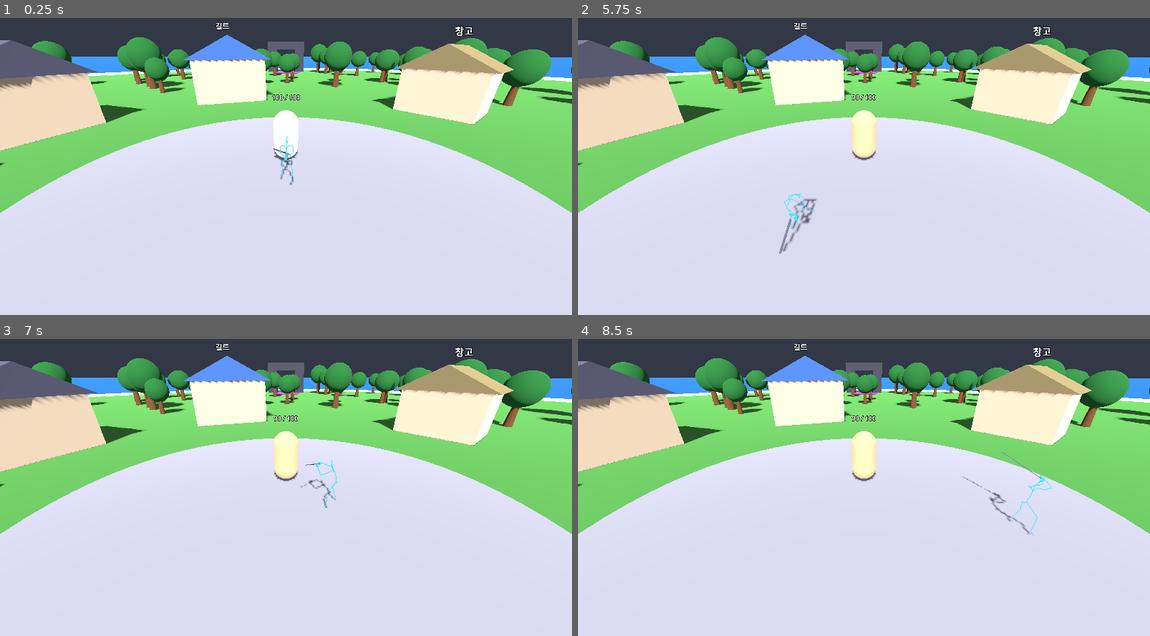
Above: before the commit, frames 1-4 (two rows, left to right).
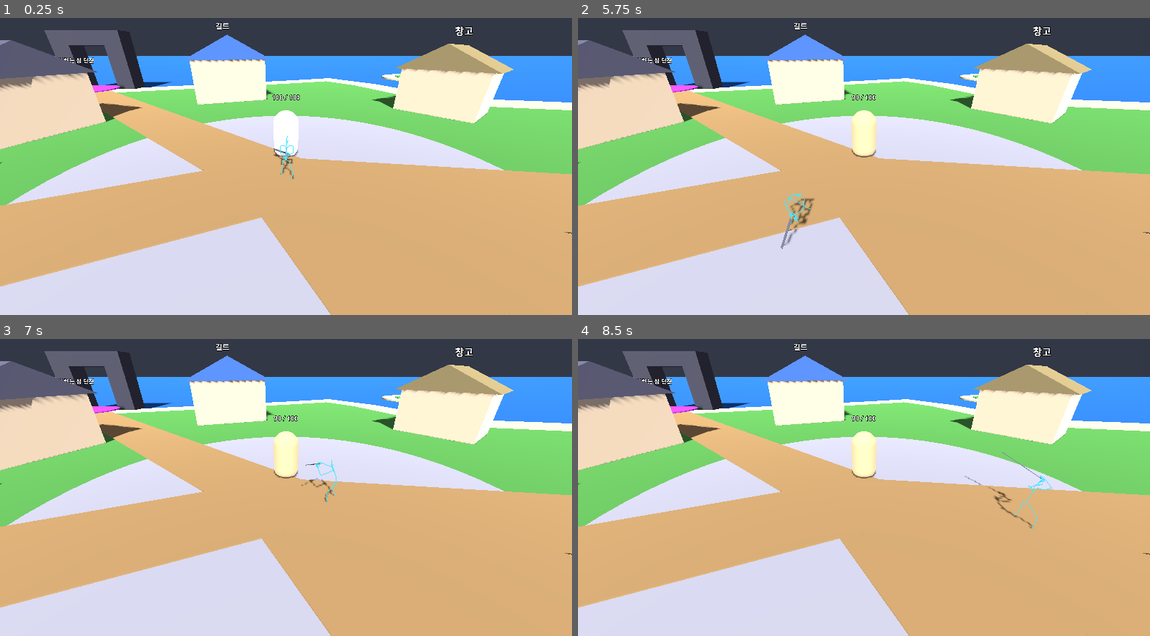
Above: after the commit, the same moments.

Repository: choiyoungun/emergency-process-local
Game: Godot game, scene res://scenes/main.tscn
Two runs of this game, one before a commit and one after it. Both use one fixed random seed, a clock stepped at 60 frames per second and the inputs below.
Inputs (mouse positions are in pixels of both pictures, inside the frame that each line leads up to):
- Up to frame 1 (0.25 s): no input
- Up to frame 2 (5.75 s): tap Enter at 0.5 s; move the mouse to (989, 136) at 0.52 s; hold D (move_right) 0.53-1.28 s; tap J (attack) every 0.75 s from 0.6 to 5.1 s; click (989, 136) at 0.67 s; tap Space at 0.77, 1.52, 3.02, 3.77, 4.52 s; move the mouse to (749, 169) at 1.27 s; hold S (move_back) 1.28-2.03 s; move the mouse to (921, 83) at 2.02 s; hold D (move_right) 2.03-2.78 s; move the mouse to (835, 219) at 2.77 s; hold W (move_forward) 2.78-3.53 s; click (835, 219) at 2.92 s; move the mouse to (1035, 202) at 3.52 s; hold A (move_left) 3.53-5.03 s; move the mouse to (692, 107) at 4.27 s; move the mouse to (892, 154) at 5.02 s; hold S (move_back) from 5.03 s (still down); click (892, 154) at 5.17 s
- Up to frame 3 (7 s): move the mouse to (200, 395) at 5.77 s; release S (move_back) at 5.78 s; hold D (move_right) 5.78-6.53 s; tap J (attack) at 5.85, 6.6 s; tap Space at 6.02, 6.77 s; move the mouse to (411, 457) at 6.52 s; hold W (move_forward) from 6.53 s (still down)
- Up to frame 4 (8.5 s): move the mouse to (749, 490) at 7.27 s; release W (move_forward) at 7.28 s; hold D (move_right) 7.28-8.03 s; tap J (attack) at 7.35, 8.1 s; click (749, 490) at 7.42 s; tap Space at 7.52 s; move the mouse to (921, 404) at 8.02 s; hold S (move_back) from 8.03 s (still down)

The runs differ from the first frame. In frame 1, 49% of the frame differs, in the area x 0-100%, y 4-100%; in frame 2, 49%; in frame 3, 49%; in frame 4, 49%.

Commit message:
Rebuild Talking Island from the reference map outline
Co-Authored-By: Claude Sonnet 5.5 <noreply@anthropic.com>
Claude-Session: https://claude.ai/code/session_01Y28x93mMT5p1qb299pzQHS

Diff:
--- a/scripts/talking_island.gd
+++ b/scripts/talking_island.gd
@@ -1,12 +1,29 @@
 extends Node3D
-## 말하는 섬 블록아웃 맵. 코드로 지형/마을/숲/던전 입구/사냥터를 생성한다.
-## 기사는 원점(마을 광장)에서 시작. 북쪽(-Z)이 던전, 동쪽이 늑대, 서쪽이 고블린 사냥터.
-
-const ISLAND_RADIUS := 60.0
-const GRASS_RADIUS := 52.0
+## 말하는 섬 블록아웃 맵 (docs/talking_island_reference.jpg 윤곽/배치 기준).
+## 참고 이미지의 픽셀 좌표를 그대로 상수로 두고 PX_SCALE 로 미터 변환한다.
+## 월드 원점 = 마을 광장 (기사 시작 위치). 북쪽 = -Z.
+
+const PX_SCALE := 0.3                  # 참고 이미지 1px = 0.3m
+const VILLAGE_PX := Vector2(330, 890)  # 마을 광장 위치 (이미지 좌표)
+const BEACH_WIDTH := 4.0               # m
 const PLAZA_RADIUS := 8.0
-const VILLAGE_RADIUS := 22.0
-const TREE_COUNT := 140
+const VILLAGE_CLEAR := 22.0            # 이 반경 안에는 나무 없음
+const TREE_COUNT := 260
+
+## 섬 윤곽 (이미지 좌표, 시계 방향). 북쪽의 만(bay)이 안으로 파고든 모양.
+const OUTLINE_PX := [
+	Vector2(165, 935), Vector2(180, 885), Vector2(215, 840), Vector2(260, 820),
+	Vector2(300, 805), Vector2(335, 790), Vector2(355, 780), Vector2(372, 805),
+	Vector2(385, 840), Vector2(420, 848), Vector2(452, 832), Vector2(472, 852),
+	Vector2(520, 870), Vector2(565, 870), Vector2(600, 880), Vector2(640, 885),
+	Vector2(680, 895), Vector2(712, 915), Vector2(700, 945), Vector2(670, 960),
+	Vector2(630, 975), Vector2(590, 985), Vector2(560, 990), Vector2(530, 1002),
+	Vector2(500, 1030), Vector2(470, 1045), Vector2(400, 1050), Vector2(330, 1050),
+	Vector2(270, 1040), Vector2(220, 1010), Vector2(180, 985), Vector2(160, 960),
+]
+
+## 북쪽 만 안쪽의 작은 섬 [중심(이미지 좌표), 반경(px)]
+const ISLET_PX := [Vector2(412, 775), 22.0]
 
 ## [이름, 각도(도, 0=동쪽, 시계 방향이 +), 광장 중심에서의 거리, 가로, 세로, 높이, 지붕 색]
 const BUILDINGS := [
@@ -18,41 +35,93 @@
 	["창고", 320.0, 15.0, 5.0, 4.0, 3.0, Color(0.5, 0.45, 0.3)],
 ]
 
-## [이름, 위치, 마커 색]
+## [이름, 이미지 좌표, 마커 색]
 const ZONES := [
-	["말하는 섬 던전", Vector3(0, 0, -44), Color(0.6, 0.2, 0.8)],
-	["늑대 사냥터", Vector3(34, 0, 0), Color(0.9, 0.5, 0.2)],
-	["고블린 사냥터", Vector3(-34, 0, 4), Color(0.3, 0.8, 0.3)],
-	["선착장", Vector3(0, 0, 46), Color(0.3, 0.6, 0.9)],
+	["말하는 섬 던전", Vector2(255, 828), Color(0.6, 0.2, 0.8)],
+	["밭", Vector2(240, 925), Color(0.55, 0.4, 0.2)],
+	["고블린 사냥터", Vector2(400, 1005), Color(0.3, 0.8, 0.3)],
+	["늑대 사냥터", Vector2(620, 928), Color(0.9, 0.5, 0.2)],
+	["선착장", Vector2(515, 1008), Color(0.3, 0.6, 0.9)],
 ]
 
 var _rng := RandomNumberGenerator.new()
+var _grass: PackedVector2Array   # 월드 좌표(x, z) 잔디 영역
 
 
 func _ready() -> void:
 	_rng.seed = 1993
-	_build_terrain()
+	var sand := _to_world(OUTLINE_PX)
+	var inner := Geometry2D.offset_polygon(sand, -BEACH_WIDTH)
+	_grass = inner[0] if inner.size() > 0 else sand
+	_build_water()
+	_add_land("Sand", sand, Color(0.85, 0.78, 0.55), 0.0, true)
+	_add_land("Grass", _grass, Color(0.3, 0.55, 0.25), 0.08, false)
+	_build_islet()
+	_add_disk("Plaza", Vector3.ZERO, PLAZA_RADIUS, Color(0.6, 0.6, 0.62), 0.14)
+	_build_paths()
+	_build_farm()
 	_build_village()
 	_build_zones()
 	_build_forest()
 
 
-func _build_terrain() -> void:
+func _px(p: Vector2) -> Vector3:
+	var w := (p - VILLAGE_PX) * PX_SCALE
+	return Vector3(w.x, 0, w.y)
+
+
+func _to_world(px_points: Array) -> PackedVector2Array:
+	var out := PackedVector2Array()
+	for p in px_points:
+		var w := _px(p)
+		out.append(Vector2(w.x, w.z))
+	return out
+
+
+func _build_water() -> void:
 	var water := MeshInstance3D.new()
-	var water_mesh := PlaneMesh.new()
-	water_mesh.size = Vector2(600, 600)
-	water.mesh = water_mesh
+	var mesh := PlaneMesh.new()
+	mesh.size = Vector2(800, 800)
+	water.mesh = mesh
 	water.position.y = -0.25
 	water.material_override = _mat(Color(0.12, 0.35, 0.6))
 	add_child(water)
 
-	_add_disk("Sand", ISLAND_RADIUS, Color(0.85, 0.78, 0.55), 0.0, true)
-	_add_disk("Grass", GRASS_RADIUS, Color(0.3, 0.55, 0.25), 0.02, false)
-	_add_disk("Plaza", PLAZA_RADIUS, Color(0.6, 0.6, 0.62), 0.04, false)
-
-
-## 윗면이 y=top 인 원판. solid=true 면 충돌도 만든다.
-func _add_disk(disk_name: String, radius: float, color: Color, top: float, solid: bool) -> void:
+
+## 다각형 땅. solid 면 충돌(양면 트라이메시)도 만든다.
+func _add_land(land_name: String, poly: PackedVector2Array, color: Color, top: float, solid: bool) -> void:
+	var idx := Geometry2D.triangulate_polygon(poly)
+	var st := SurfaceTool.new()
+	st.begin(Mesh.PRIMITIVE_TRIANGLES)
+	for i in idx:
+		st.set_normal(Vector3.UP)
+		st.add_vertex(Vector3(poly[i].x, top, poly[i].y))
+	var m := MeshInstance3D.new()
+	m.name = land_name
+	m.mesh = st.commit()
+	var mat := _mat(color)
+	mat.cull_mode = BaseMaterial3D.CULL_DISABLED
+	m.material_override = mat
+	add_child(m)
+	if solid:
+		var shape: ConcavePolygonShape3D = m.mesh.create_trimesh_shape()
+		shape.backface_collision = true
+		var body := StaticBody3D.new()
+		var cs := CollisionShape3D.new()
+		cs.shape = shape
+		body.add_child(cs)
+		m.add_child(body)
+
+
+func _build_islet() -> void:
+	var c := _px(ISLET_PX[0])
+	var r: float = ISLET_PX[1] * PX_SCALE
+	_add_disk("IsletSand", c, r, Color(0.85, 0.78, 0.55), 0.0, true)
+	_add_disk("IsletGrass", c, r * 0.65, Color(0.3, 0.55, 0.25), 0.08)
+
+
+## 윗면이 y=top 인 원판 (solid 면 충돌 포함)
+func _add_disk(disk_name: String, center: Vector3, radius: float, color: Color, top: float, solid := false) -> void:
 	var m := MeshInstance3D.new()
 	m.name = disk_name
 	var mesh := CylinderMesh.new()
@@ -61,7 +130,7 @@
 	mesh.height = 1.0
 	m.mesh = mesh
 	m.material_override = _mat(color)
-	m.position.y = top - 0.5
+	m.position = Vector3(center.x, top - 0.5, center.z)
 	add_child(m)
 	if solid:
 		var body := StaticBody3D.new()
@@ -74,6 +143,40 @@
 		m.add_child(body)
 
 
+## 마을 광장에서 각 구역으로 가는 흙길
+func _build_paths() -> void:
+	var dirt := _mat(Color(0.6, 0.48, 0.3))
+	for z in ZONES:
+		var a := Vector3.ZERO
+		var b := _px(z[1])
+		var length := a.distance_to(b)
+		if length < 1.0:
+			continue
+		var path := MeshInstance3D.new()
+		var mesh := BoxMesh.new()
+		mesh.size = Vector3(3.0, 0.04, length)
+		path.mesh = mesh
+		path.material_override = dirt
+		path.position = (a + b) * 0.5 + Vector3(0, 0.2, 0)
+		path.rotation.y = atan2(-(b - a).x, -(b - a).z)
+		add_child(path)
+
+
+## 서쪽의 갈색 밭 구획
+func _build_farm() -> void:
+	var soil := _mat(Color(0.4, 0.28, 0.15))
+	var c := _px(ZONES[1][1])
+	for ix in 2:
+		for iz in 2:
+			var plot := MeshInstance3D.new()
+			var mesh := BoxMesh.new()
+			mesh.size = Vector3(9, 0.04, 6)
+			plot.mesh = mesh
+			plot.material_override = soil
+			plot.position = c + Vector3(ix * 11 - 5.5, 0.2, iz * 8 - 4)
+			add_child(plot)
+
+
 func _build_village() -> void:
 	for b in BUILDINGS:
 		var ang := deg_to_rad(b[1])
@@ -116,17 +219,19 @@
 
 func _build_zones() -> void:
 	for z in ZONES:
+		var pos := _px(z[1])
 		var marker := MeshInstance3D.new()
 		var mesh := CylinderMesh.new()
 		mesh.top_radius = 3.0
 		mesh.bottom_radius = 3.0
 		mesh.height = 0.1
 		marker.mesh = mesh
-		marker.position = z[1] + Vector3(0, 0.06, 0)
+		marker.position = pos + Vector3(0, 0.3, 0)
 		marker.material_override = _mat(z[2])
 		add_child(marker)
 		marker.add_child(_label(z[0], Vector3(0, 3.0, 0)))
-	_build_dungeon_gate(ZONES[0][1])
+	_build_dungeon_gate(_px(ZONES[0][1]))
+	_build_dock(_px(ZONES[4][1]))
 
 
 func _build_dungeon_gate(pos: Vector3) -> void:
@@ -136,7 +241,13 @@
 	_add_block(pos + Vector3(0, 5.5, -3.0), Vector3(8, 1.5, 2), rock)
 
 
-func _add_block(pos: Vector3, size: Vector3, mat: Material) -> void:
+## 선착장 부두 + 배(단순 상자)
+func _build_dock(pos: Vector3) -> void:
+	_add_block(pos + Vector3(0, 0.1, 6), Vector3(4, 0.2, 10), _mat(Color(0.45, 0.32, 0.2)), false)
+	_add_block(pos + Vector3(0, 1.2, 14), Vector3(7, 2.4, 14), _mat(Color(0.55, 0.15, 0.12)), false)
+
+
+func _add_block(pos: Vector3, size: Vector3, mat: Material, solid := true) -> void:
 	var body := StaticBody3D.new()
 	body.position = pos
 	var m := MeshInstance3D.new()
@@ -145,65 +256,66 @@
 	m.mesh = mesh
 	m.material_override = mat
 	body.add_child(m)
-	var shape := CollisionShape3D.new()
-	var box := BoxShape3D.new()
-	box.size = size
-	shape.shape = box
-	body.add_child(shape)
+	if solid:
+		var shape := CollisionShape3D.new()
+		var box := BoxShape3D.new()
+		box.size = size
+		shape.shape = box
+		body.add_child(shape)
 	add_child(body)
 
 
+## 나무는 MultiMesh(모바일 성능) + 충돌 없음. 남쪽(+Z)일수록 빽빽하게.
 func _build_forest() -> void:
-	var trunk_mat := _mat(Color(0.4, 0.27, 0.15))
-	var leaf_mat := _mat(Color(0.15, 0.4, 0.18))
-	var placed := 0
+	var spots: Array[Vector3] = []
+	var scales: Array[float] = []
 	var tries := 0
-	while placed < TREE_COUNT and tries < TREE_COUNT * 20:
+	while spots.size() < TREE_COUNT and tries < TREE_COUNT * 40:
 		tries += 1
-		var r := sqrt(_rng.randf()) * (GRASS_RADIUS - 3.0)
-		var a := _rng.randf() * TAU
-		var p := Vector3(cos(a) * r, 0, sin(a) * r)
-		if r < VILLAGE_RADIUS or _near_zone(p):
+		var p := Vector2(_rng.randf_range(-60, 120), _rng.randf_range(-35, 50))
+		if not Geometry2D.is_point_in_polygon(p, _grass):
 			continue
-		_add_tree(p, _rng.randf_range(0.8, 1.4), trunk_mat, leaf_mat)
-		placed += 1
+		var v := Vector3(p.x, 0, p.y)
+		if v.length() < VILLAGE_CLEAR or _near_zone(v):
+			continue
+		var south_bias := clampf((p.y + 10.0) / 40.0, 0.1, 1.0)
+		if _rng.randf() > south_bias:
+			continue
+		spots.append(v)
+		scales.append(_rng.randf_range(0.8, 1.4))
+
+	var trunk_mesh := CylinderMesh.new()
+	trunk_mesh.top_radius = 0.2
+	trunk_mesh.bottom_radius = 0.3
+	trunk_mesh.height = 2.0
+	var leaf_mesh := SphereMesh.new()
+	leaf_mesh.radius = 1.3
+	leaf_mesh.height = 2.6
+	_add_multimesh("Trunks", trunk_mesh, _mat(Color(0.4, 0.27, 0.15)), spots, scales, 1.0)
+	_add_multimesh("Leaves", leaf_mesh, _mat(Color(0.15, 0.4, 0.18)), spots, scales, 2.8)
+
+
+func _add_multimesh(mm_name: String, mesh: Mesh, mat: Material, spots: Array[Vector3], scales: Array[float], height: float) -> void:
+	var mm := MultiMesh.new()
+	mm.transform_format = MultiMesh.TRANSFORM_3D
+	mm.mesh = mesh
+	mm.instance_count = spots.size()
+	for i in spots.size():
+		var s := scales[i]
+		var t := Transform3D(Basis.from_scale(Vector3(s, s, s)), spots[i] + Vector3(0, height * s, 0))
+		mm.set_instance_transform(i, t)
+	var inst := MultiMeshInstance3D.new()
+	inst.name = mm_name
+	inst.multimesh = mm
+	inst.material_override = mat
+	add_child(inst)
 
 
 func _near_zone(p: Vector3) -> bool:
 	for z in ZONES:
-		if p.distance_to(z[1]) < 7.0:
+		if p.distance_to(_px(z[1])) < 7.0:
 			return true
 	return false
-
-
-func _add_tree(pos: Vector3, s: float, trunk_mat: Material, leaf_mat: Material) -> void:
-	var body := StaticBody3D.new()
-	body.position = pos
-	var trunk := MeshInstance3D.new()
-	var trunk_mesh := CylinderMesh.new()
-	trunk_mesh.top_radius = 0.2 * s
-	trunk_mesh.bottom_radius = 0.3 * s
-	trunk_mesh.height = 2.0 * s
-	trunk.mesh = trunk_mesh
-	trunk.position.y = s
-	trunk.material_override = trunk_mat
-	body.add_child(trunk)
-	var leaves := MeshInstance3D.new()
-	var leaf_mesh := SphereMesh.new()
-	leaf_mesh.radius = 1.3 * s
-	leaf_mesh.height = 2.6 * s
-	leaves.mesh = leaf_mesh
-	leaves.position.y = 2.8 * s
-	leaves.material_override = leaf_mat
-	body.add_child(leaves)
-	var shape := CollisionShape3D.new()
-	var cyl := CylinderShape3D.new()
-	cyl.radius = 0.3 * s
-	cyl.height = 2.0 * s
-	shape.shape = cyl
-	shape.position.y = s
-	body.add_child(shape)
-	add_child(body)
 
 
 func _label(text: String, pos: Vector3) -> Label3D:
Binary file added: docs/talking_island_reference.jpg
Not shown, changed: README.md
